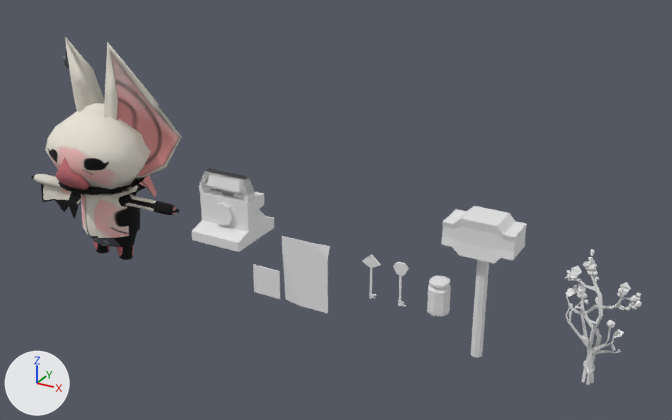
Before and after pictures for a commit that changed the Blender file Assets/3D/Modelados/Assets/assets_chiro7.blend.
The view is the same before and after, from a 50 mm lens placed at (5.27, -7.88, 5.22), pointed at (0.85, 0.14, 1.21). The axes (+X, +Y, +Z) are drawn at lower left. The lights are the same throughout. The older version comes first.

In view in the first picture: 'Cabeza', 'bote pastillas', 'cámara', 'folio', 'llave hex', 'llave tri', 'mejora flash', 'polaroid', 'ramo', 'sledgehammer'.
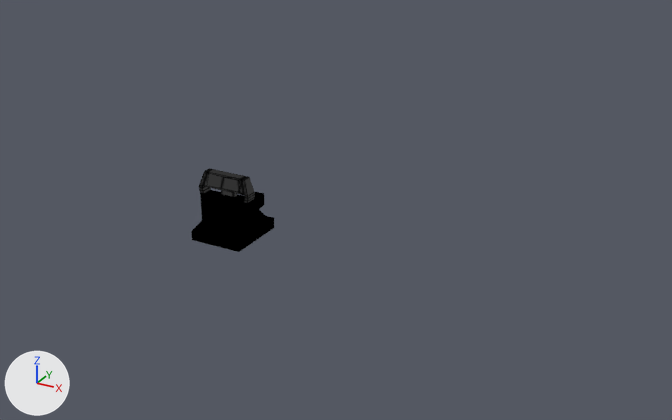
Changed parts and their boxes [x1, y1, x2, y2] in the pictures (672 x 420 px):
'Cabeza', hidden
    before: [31, 35, 182, 260]
'sledgehammer', hidden
    before: [441, 206, 527, 358]
'cámara', recoloured (white to black)
    both: [191, 190, 274, 252]
'folio', hidden
    before: [282, 236, 330, 313]
'ramo', hidden
    before: [565, 249, 642, 385]
'mejora flash', recoloured (white to black)
    both: [199, 168, 255, 203]
'bote pastillas', hidden
    before: [427, 276, 451, 316]
'polaroid', hidden
    before: [253, 264, 280, 299]
'llave hex', hidden
    before: [393, 262, 409, 306]
'llave tri', hidden
    before: [362, 254, 381, 299]

The change, as a diff of the scene's bpy script:
```diff
--- a/Assets/3D/Modelados/Assets/assets_chiro7.blend.py
+++ b/Assets/3D/Modelados/Assets/assets_chiro7.blend.py
@@ img_mejora_flash_psd @@
+img_mejora_flash_psd = load_image('mejora flash.psd', '../../Textures/mejora flash.png', 128, 128, 'sRGB')
@@ img_camara_psd @@
+img_camara_psd = load_image('camara.psd', '../../Textures/camara.png', 128, 128, 'sRGB')
@@ mat_material_003 @@
+mat_material_003 = emission_material('Material.003')
+mat_material_003.texture = img_mejora_flash_psd
@@ mat_material_004 @@
+mat_material_004 = emission_material('Material.004')
+mat_material_004.texture = img_camara_psd
@@ me_cube_004 @@
 me_cube_004.from_pydata(...)  # 86 vertices, 80 faces; spans x -0.79..0.79, y -1.79..8.21, z -1.13..5.8
+me_cube_004.materials.append(mat_material_004)  # picture img_camara_psd
@@ me_cube_005 @@
 me_cube_005.from_pydata(...)  # 100 vertices, 87 faces; spans x -1.02..1.02, y -1.02..1.0, z -2.22..0.43
+me_cube_005.materials.append(mat_material_003)  # picture img_mejora_flash_psd
@@ ob_folio @@
 ob_folio.scale = (0.288, 0.00551, 0.409)
+ob_folio.hide_set(True)
@@ ob_polaroid @@
 ob_polaroid.scale = (0.175, 0.00603, 0.178)
+ob_polaroid.hide_set(True)
@@ ob_llave_hex @@
 ob_llave_hex.scale = (-0.00703, 0.00698, 0.0269)
+ob_llave_hex.hide_set(True)
@@ ob_llave_tri @@
 ob_llave_tri.scale = (-0.00703, 0.00698, 0.0269)
+ob_llave_tri.hide_set(True)
@@ ob_sledgehammer @@
 ob_sledgehammer.scale = (0.326, 0.175, 0.196)
+ob_sledgehammer.hide_set(True)
@@ ob_bote_pastillas @@
 ob_bote_pastillas.scale = (0.123, 0.12, 0.188)
+ob_bote_pastillas.hide_set(True)
@@ ob_ramo @@
 ob_ramo.scale = (0.016, 0.016, 0.0152)
+ob_ramo.hide_set(True)
@@ ob_cabeza @@
 ob_cabeza.scale = (0.01, 0.01, 0.01)
+ob_cabeza.hide_set(True)  # its collection is switched off
```
